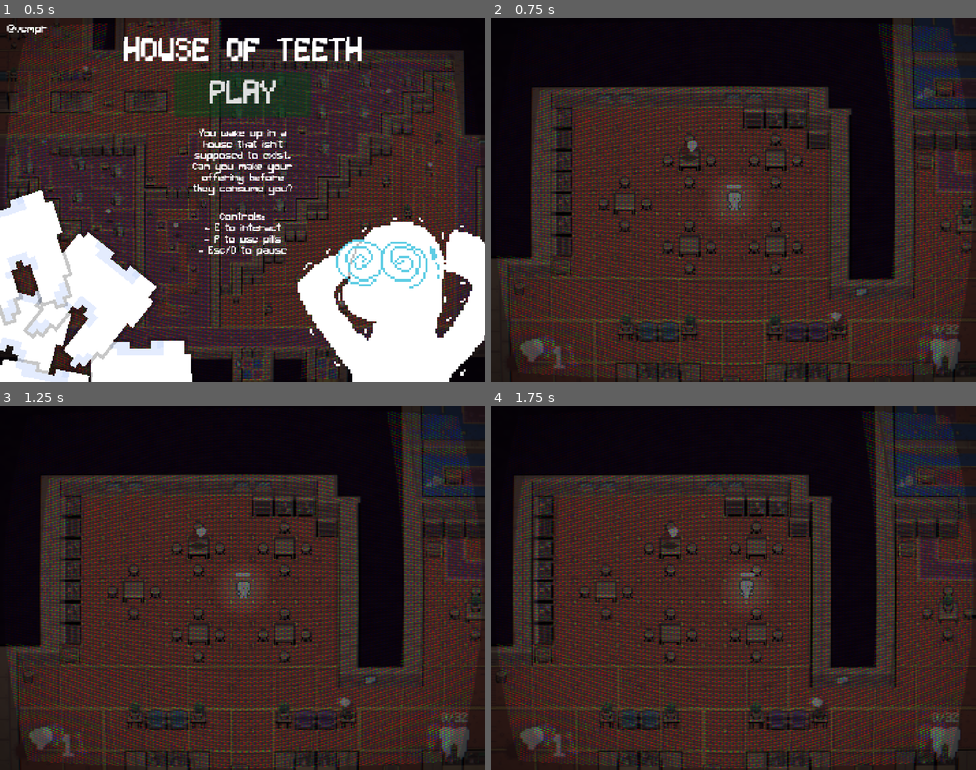
Above: before the commit, frames 1-4 (two rows, left to right).
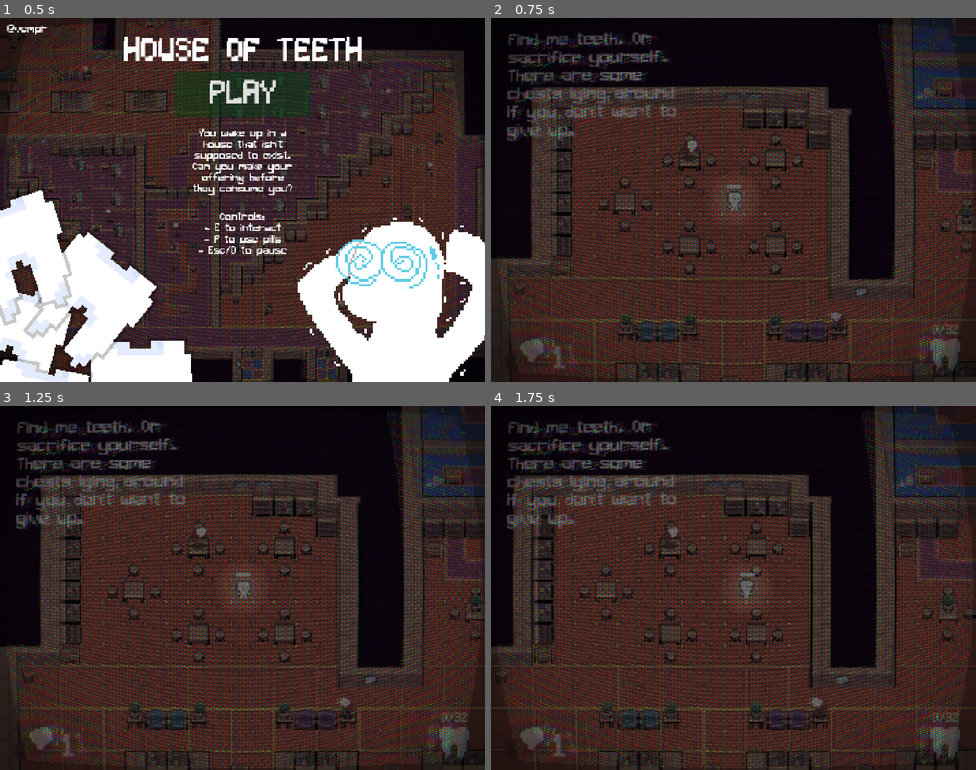
Above: after the commit, the same moments.

Repository: vempr/house-of-teeth
Game: Godot game, scene res://scenes/game.tscn
Two runs of this game, one before a commit and one after it. Both use one fixed random seed, a clock stepped at 60 frames per second and the inputs below.
Inputs (mouse positions are in pixels of both pictures, inside the frame that each line leads up to):
- Up to frame 1 (0.5 s): no input
- Up to frame 2 (0.75 s): click "PLAY" at 0.5 s
- Up to frame 3 (1.25 s): no input
- Up to frame 4 (1.75 s): tap Enter at 1.25 s; move the mouse to (840, 569) at 1.27 s; hold D (move_right) from 1.28 s (still down); tap E (offer) at 1.35 s

Frame 1 is identical in both runs. In frame 2, 3.8% of the frame differs, in the area x 3-39%, y 4-35%; in frame 3, 3.8%; in frame 4, 3.8%.

Commit message:
added introductory text to make game objective clearer

Diff:
--- a/scenes/game.tscn
+++ b/scenes/game.tscn
@@ -397,7 +397,6 @@
 unique_name_in_owner = true
 stream = ExtResource("6_js0lu")
 volume_db = -20.0
-pitch_scale = 0.8
 
 [node name="Hit" type="AudioStreamPlayer" parent="SFX"]
 unique_name_in_owner = true
@@ -475,6 +474,10 @@
 [node name="OfferingTeethTimer" type="Timer" parent="Timers"]
 unique_name_in_owner = true
 wait_time = 0.05
+
+[node name="IntroTimer" type="Timer" parent="Timers"]
+unique_name_in_owner = true
+wait_time = 5.0
 
 [node name="Tiles" type="Node2D" parent="."]
 
@@ -1264,6 +1267,7 @@
 [connection signal="start_game" from="MainMenu/MMCanvasLayer" to="Player" method="_on_mm_canvas_layer_start_game"]
 [connection signal="timeout" from="Timers/PillTimer" to="." method="_on_pill_timer_timeout"]
 [connection signal="timeout" from="Timers/OfferingTeethTimer" to="Objects/OfferingTeeth" method="_on_offering_teeth_timer_timeout"]
+[connection signal="timeout" from="Timers/IntroTimer" to="HUD" method="_on_intro_timer_timeout"]
 [connection signal="rand_chest_spawned" from="Objects/Chests" to="Objects/Monsters" method="_on_chests_rand_chest_spawned"]
 [connection signal="chest_opened" from="Objects/Chests/Normal/Chest" to="." method="_on_chest_opened"]
 [connection signal="chest_opened" from="Objects/Chests/Normal/Chest2" to="." method="_on_chest_opened"]
--- a/scenes/hud.tscn
+++ b/scenes/hud.tscn
@@ -40,6 +40,17 @@
 text = "You need 32 more teeth to complete the offering."
 autowrap_mode = 2
 
+[node name="Introduction" type="Label" parent="."]
+unique_name_in_owner = true
+offset_left = 38.0
+offset_top = 32.0
+offset_right = 601.0
+offset_bottom = 353.0
+theme_override_fonts/font = ExtResource("3_5ysmq")
+theme_override_font_sizes/font_size = 50
+text = "Find me teeth. Or sacrifice yourself. There are some chests lying around if you don't want to give up."
+autowrap_mode = 2
+
 [node name="OfferComplete" type="Label" parent="."]
 unique_name_in_owner = true
 visible = false
--- a/scripts/hud.gd
+++ b/scripts/hud.gd
@@ -15,6 +15,8 @@
 
 	visible = GLOBAL.start_directly
 	GLOBAL.start_directly = false
+
+	%Introduction.modulate.a = 1.0
 
 
 func _on_game_update_hud(teeth: int, pills: int) -> void:
@@ -46,3 +48,8 @@
 		return
 
 	visible = false
+
+
+func _on_intro_timer_timeout() -> void:
+	var tween = create_tween()
+	tween.tween_property(%Introduction, "modulate:a", 0.0, 2.0)
--- a/scripts/main_menu.gd
+++ b/scripts/main_menu.gd
@@ -17,3 +17,4 @@
 func _on_mm_canvas_layer_start_game() -> void:
 	%MainMenuCamera.enabled = false
 	%HUD.visible = true
+	%IntroTimer.start()
Not shown, added: export_presets.cfg
